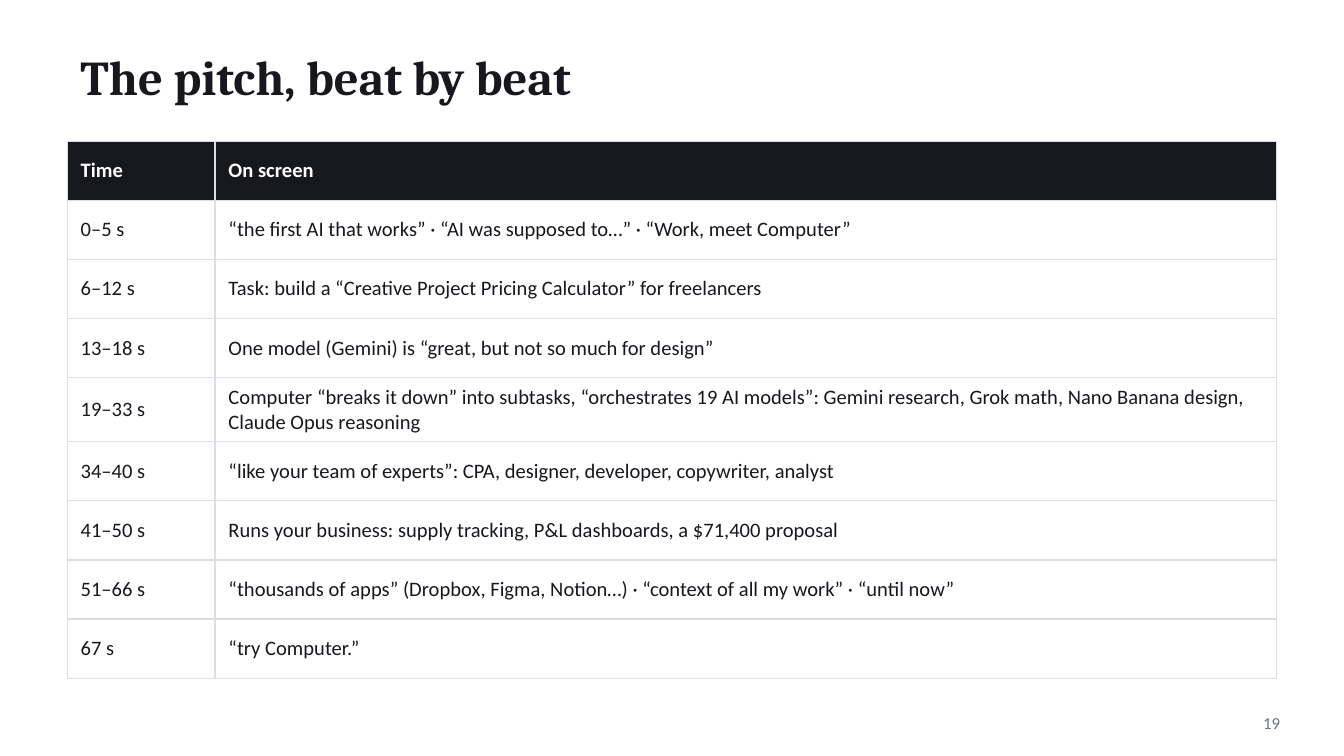
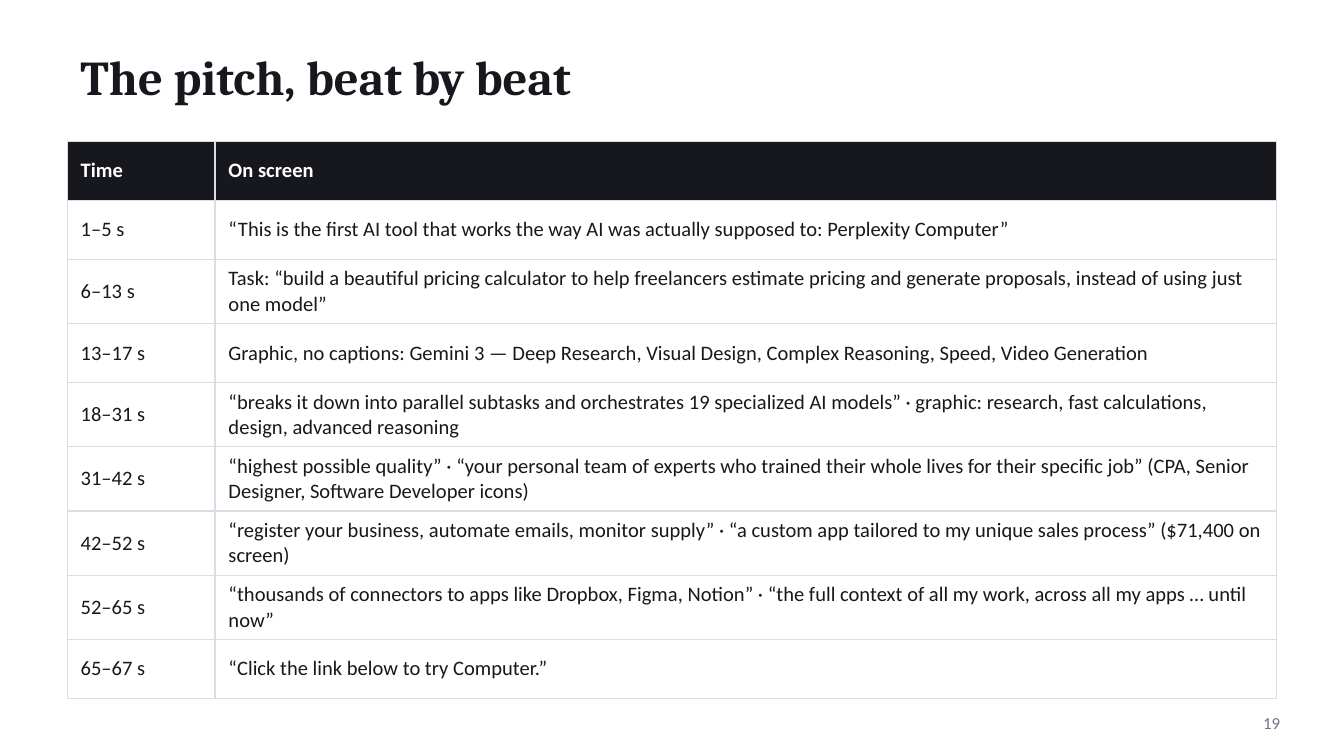
Before and after one commit to asaaab/asaaab.com, a slide deck: slide 19 of whimzmaxx/decks/The-Diary.pptx. Drawn at 1344x756 pixels with LibreOffice and Linux fonts; fonts in the diff are those of the drawing. Boxes give left, top, right and bottom in pixels: in the first picture for what was removed or moved away, otherwise in the second. Text is boxed around its words. In the diff, an @@ line names an element or a change of style, - is before the commit and + after.

```diff
--- a/whimzmaxx/decks/The-Diary.pptx
+++ b/whimzmaxx/decks/The-Diary.pptx
@@ table at (67, 141, 1277, 683) @@
-row 2, column 1: 0–5 s
+row 2, column 1: 1–5 s
-row 2, column 2: “the first AI that works” · “AI was supposed to…” · “Work, meet Computer”
+row 2, column 2: “This is the first AI tool that works the way AI was actually supposed to: Perplexity Computer”
-row 3, column 1: 6–12 s
+row 3, column 1: 6–13 s
-row 3, column 2: Task: build a “Creative Project Pricing Calculator” for freelancers
+row 3, column 2: Task: “build a beautiful pricing calculator to help freelancers estimate pricing and generate proposals, instead of using just one model”
-row 4, column 1: 13–18 s
+row 4, column 1: 13–17 s
-row 4, column 2: One model (Gemini) is “great, but not so much for design”
+row 4, column 2: Graphic, no captions: Gemini 3 — Deep Research, Visual Design, Complex Reasoning, Speed, Video Generation
-row 5, column 1: 19–33 s
+row 5, column 1: 18–31 s
-row 5, column 2: Computer “breaks it down” into subtasks, “orchestrates 19 AI models”: Gemini research, Grok math, Nano Banana design, Claude Opus reasoning
+row 5, column 2: “breaks it down into parallel subtasks and orchestrates 19 specialized AI models” · graphic: research, fast calculations, design, advanced reasoning
-row 6, column 1: 34–40 s
+row 6, column 1: 31–42 s
-row 6, column 2: “like your team of experts”: CPA, designer, developer, copywriter, analyst
+row 6, column 2: “highest possible quality” · “your personal team of experts who trained their whole lives for their specific job” (CPA, Senior Designer, Software Developer icons)
-row 7, column 1: 41–50 s
+row 7, column 1: 42–52 s
-row 7, column 2: Runs your business: supply tracking, P&L dashboards, a $71,400 proposal
+row 7, column 2: “register your business, automate emails, monitor supply” · “a custom app tailored to my unique sales process” ($71,400 on screen)
-row 8, column 1: 51–66 s
+row 8, column 1: 52–65 s
-row 8, column 2: “thousands of apps” (Dropbox, Figma, Notion…) · “context of all my work” · “until now”
+row 8, column 2: “thousands of connectors to apps like Dropbox, Figma, Notion” · “the full context of all my work, across all my apps … until now”
-row 9, column 1: 67 s
+row 9, column 1: 65–67 s
-row 9, column 2: “try Computer.”
+row 9, column 2: “Click the link below to try Computer.”
```
Also in this commit, not shown: 8 other slides changed, 2 other files.
